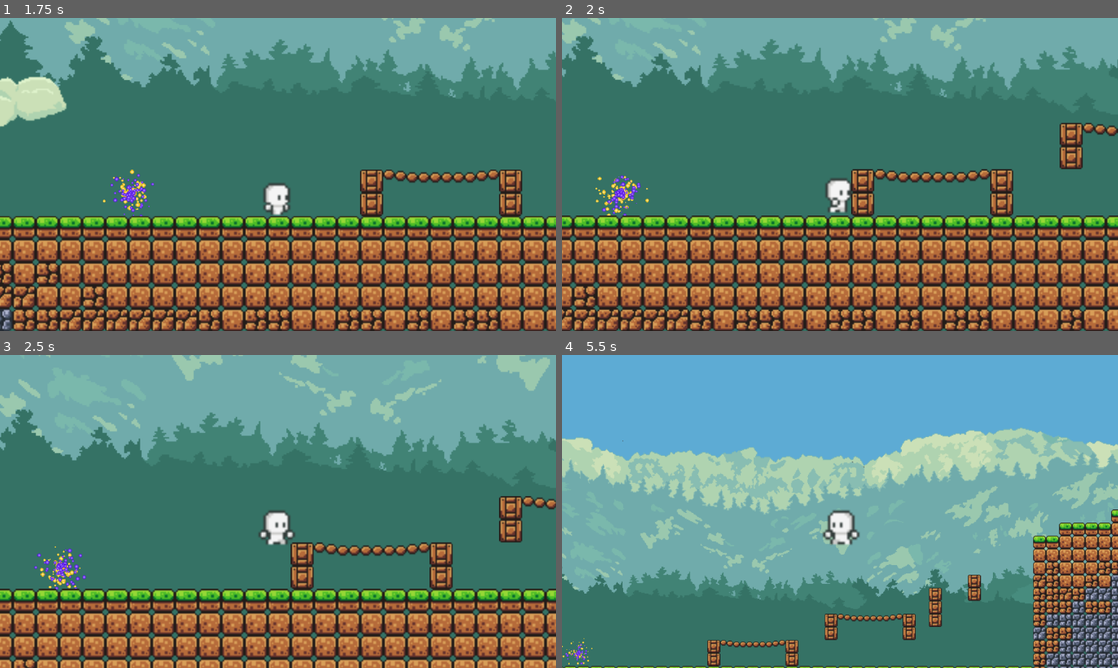
Above: before the commit, frames 1-4 (two rows, left to right).
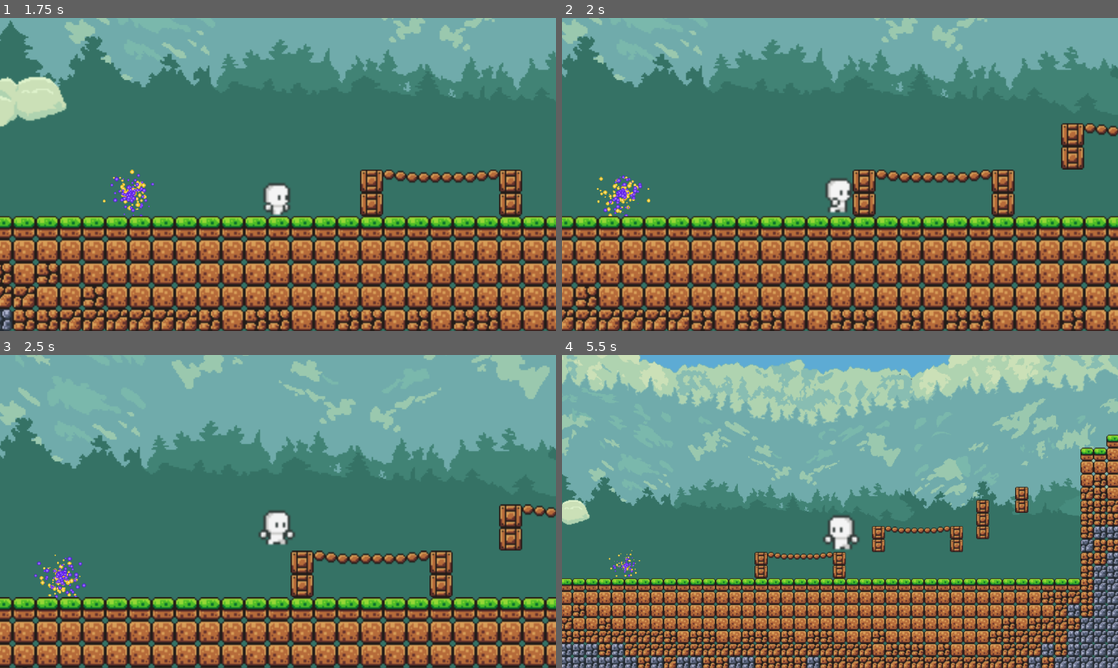
Above: after the commit, the same moments.

Repository: RKLGameDev/RKLGameDev
Game: Godot game, scene res://Scenes/MainMenu.tscn
Same seed, same stepped clock (60 frames per second), same inputs: the game is played once before the commit and once after it.
Inputs:
- Up to frame 1 (1.75 s): click "Start" at 0.5 s; tap Enter (ui_accept) at 1.25 s; hold D (move_right) from 1.28 s (still down); hold Shift (sprint) from 1.28 s (still down); tap M (Grow) at 1.35 s; tap ] (PermaJumpOff) at 1.52 s
- Up to frame 2 (2 s): keep holding D (move_right); keep holding Shift (sprint)
- Up to frame 3 (2.5 s): keep holding D (move_right); release Shift (sprint) at 2.03 s; tap Shift (sprint) at 2.1 s; tap ] (PermaJumpOff) at 2.27 s; tap Space (jump) at 2.3 s
- Up to frame 4 (5.5 s): release D (move_right) at 2.78 s; hold A (move_left) 2.78-3.53 s; tap Space (jump) at 2.85, 4.55 s; tap M (Grow) at 3.05, 3.6, 5.3 s; hold D (move_right) 3.53-5.03 s; tap ] (PermaJumpOff) at 3.77, 4.52, 5.27 s; tap Shift (sprint) at 3.8, 5.1 s; tap N (Shrink) at 4.35 s; hold A (move_left) from 5.03 s (still down)

Frame 1 is identical in both runs. In frame 2, 19% of the frame differs, in the area x 0-100%, y 0-100%; in frame 3, 30%; in frame 4, 90%.

Commit message:
Small update

Diff:
--- a/firstplatformer/Scripts/player.gd
+++ b/firstplatformer/Scripts/player.gd
@@ -83,7 +83,7 @@
 #    A.4.2 ------- Others Variables ------- #
 var health        = 4
 var alive         = true
-var scale_tracker = 0
+var scale_tracker = 0.0
 var scale_factor  = 4.0/3.0
 
 
@@ -230,8 +230,8 @@
 		scale_tracker += 1
 		print("Scale: ", scale_tracker)
 
-	sprint_speed    = (scale_factor ** (scale_tracker/2)) * base_sprint_speed
-	run_speed		= (scale_factor ** (scale_tracker/2)) * base_run_speed
+	sprint_speed    = (scale_factor ** (scale_tracker/2.0)) * base_sprint_speed
+	run_speed		= (scale_factor ** (scale_tracker/2.0)) * base_run_speed
 	air_cont_red    = max(2, base_air_cont_red + (0.5 * scale_tracker))
 	print("air_cont_red: ", air_cont_red)
 
@@ -239,6 +239,6 @@
 	sprint_acc 	    = (scale_factor ** scale_tracker)     * base_sprint_acc
 	friction 		= (scale_factor ** scale_tracker)     * base_friction
 
-	jump_velocity   = (scale_factor ** (scale_tracker/2)) * base_jump_velocity
-	down_jump_red   = (scale_factor ** (scale_tracker/2)) * base_down_jump_red
-	up_jump_incr    = (scale_factor ** (scale_tracker/2)) * base_up_jump_incr
+	jump_velocity   = (scale_factor ** (scale_tracker/2.0)) * base_jump_velocity
+	down_jump_red   = (scale_factor ** (scale_tracker/2.0)) * base_down_jump_red
+	up_jump_incr    = (scale_factor ** (scale_tracker/2.0)) * base_up_jump_incr
